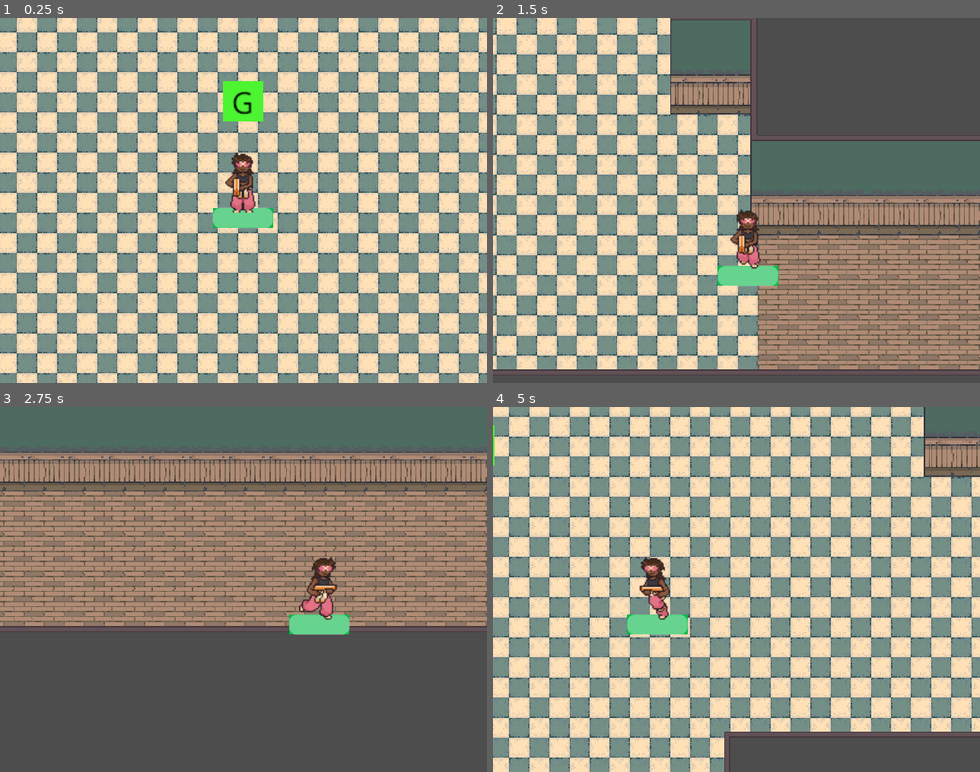
Above: before the commit, frames 1-4 (two rows, left to right).
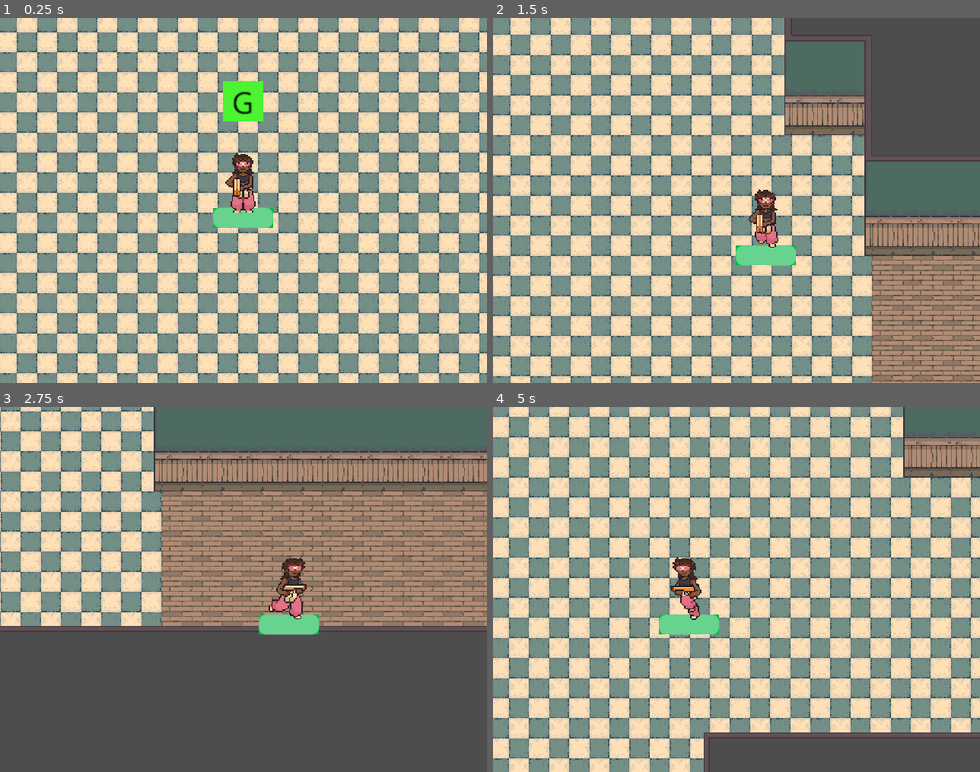
Above: after the commit, the same moments.

Repository: amenrio/techo-de-cristal
Game: Godot game, scene res://02_scenes/03_levels/level_alpha.tscn
Two runs of this game, one before a commit and one after it. Both use one fixed random seed, a clock stepped at 60 frames per second and the inputs below.
Inputs (mouse positions are in pixels of both pictures, inside the frame that each line leads up to):
- Up to frame 1 (0.25 s): no input
- Up to frame 2 (1.5 s): move the mouse to (843, 182) at 0.52 s; hold D (move_right) 0.53-1.28 s; tap Shift (dash) at 0.6 s; move the mouse to (639, 218) at 1.27 s; hold S (move_down) from 1.28 s (still down); tap C (complete_comanda) at 1.35 s
- Up to frame 3 (2.75 s): tap Shift (dash) at 1.55, 2.1 s; move the mouse to (292, 509) at 2.02 s; release S (move_down) at 2.03 s; hold D (move_right) from 2.03 s (still down)
- Up to frame 4 (5 s): move the mouse to (712, 662) at 2.77 s; release D (move_right) at 2.78 s; hold W (move_up) 2.78-3.53 s; tap Space (fire) at 2.85 s; tap Shift (dash) at 3.05, 3.8, 4.35 s; move the mouse to (882, 644) at 3.52 s; hold A (move_left) from 3.53 s (still down); tap E (interact) at 3.6 s; move the mouse to (590, 534) at 4.27 s

The runs differ from the first frame. In frame 1, 3.5% of the frame differs, in the area x 0-100%, y 0-100%; in frame 2, 74%; in frame 3, 33%; in frame 4, 89%.

Commit message:
Changes made during the meeting. Upscaling and camera fixes

Diff:
--- a/01_assets/04_resources/Tileset.tres
+++ b/01_assets/04_resources/Tileset.tres
@@ -3642,7 +3642,6 @@
 terrain_set_0/terrain_5/color = Color(0.847059, 0.223529, 0.831373, 1)
 navigation_layer_0/layers = 1
 navigation_layer_1/layers = 2
-sources/0 = SubResource("TileSetAtlasSource_667us")
 sources/6 = SubResource("TileSetAtlasSource_s7dpy")
 sources/1 = SubResource("TileSetAtlasSource_r3sn4")
 sources/2 = SubResource("TileSetAtlasSource_4m70l")
@@ -3650,3 +3649,4 @@
 sources/4 = SubResource("TileSetAtlasSource_s85uq")
 sources/5 = SubResource("TileSetAtlasSource_evprc")
 sources/7 = SubResource("TileSetAtlasSource_33g21")
+sources/0 = SubResource("TileSetAtlasSource_667us")
--- a/02_scenes/01_characters/player.tscn
+++ b/02_scenes/01_characters/player.tscn
@@ -498,6 +498,7 @@
 }
 
 [node name="sprite" type="Sprite2D" parent="."]
+texture_filter = 1
 position = Vector2(0, -8)
 texture = ExtResource("4_t20f2")
 hframes = 8
--- a/02_scenes/03_levels/level_alpha.tscn
+++ b/02_scenes/03_levels/level_alpha.tscn
@@ -5,7 +5,6 @@
 [ext_resource type="TileSet" uid="uid://bn5gcw7g71dpx" path="res://01_assets/04_resources/Tileset.tres" id="3_dmdj1"]
 [ext_resource type="PackedScene" uid="uid://b5cw65yv7hyj" path="res://02_scenes/01_characters/girlfriend.tscn" id="4_8kabd"]
 [ext_resource type="PackedScene" uid="uid://de4yexnjnfet" path="res://02_scenes/01_characters/enemy02.tscn" id="4_qef1p"]
-[ext_resource type="PackedScene" uid="uid://d1vcsu1a0lffa" path="res://02_scenes/01_characters/enemy03.tscn" id="4_dn1aw"]
 [ext_resource type="AudioStream" uid="uid://gk7mv1ctba6x" path="res://01_assets/03_sound/02_music/mainSong_v01.mp3" id="6_sub0h"]
 
 [sub_resource type="AnimationNodeStateMachinePlayback" id="AnimationNodeStateMachinePlayback_v27qv"]
@@ -36,9 +35,11 @@
 layer_2/tile_data = PackedInt32Array(2162711, 458753, 1, 2162712, 458753, 1, 2162713, 458753, 1, 2162714, 458753, 1, 21 …(4055 unchanged characters)…
 
 [node name="player" parent="." index="1"]
-position = Vector2(983, 851)
+position = Vector2(982, 851)
 collision_mask = 62
+max_speed = 300
 drag = 0.1
+dash_velocity = 1000.0
 
 [node name="Camera2D" parent="player" index="3"]
 zoom = Vector2(1.65, 1.65)
@@ -79,6 +80,7 @@
 
 [node name="timer" parent="spawner" index="1"]
 wait_time = 4.0
+autostart = false
 
 [node name="girlfriend" parent="." index="5" instance=ExtResource("4_8kabd")]
 position = Vector2(980, 695)
--- a/project.godot
+++ b/project.godot
@@ -19,7 +19,7 @@
 
 window/size/viewport_width=640
 window/size/viewport_height=480
-window/stretch/aspect="ignore"
+window/stretch/mode="canvas_items"
 mouse_cursor/size/viewport_height=1080
 mouse_cursor/size/viewport_width=1920
 mouse_cursor/stretch/aspect="keep"
